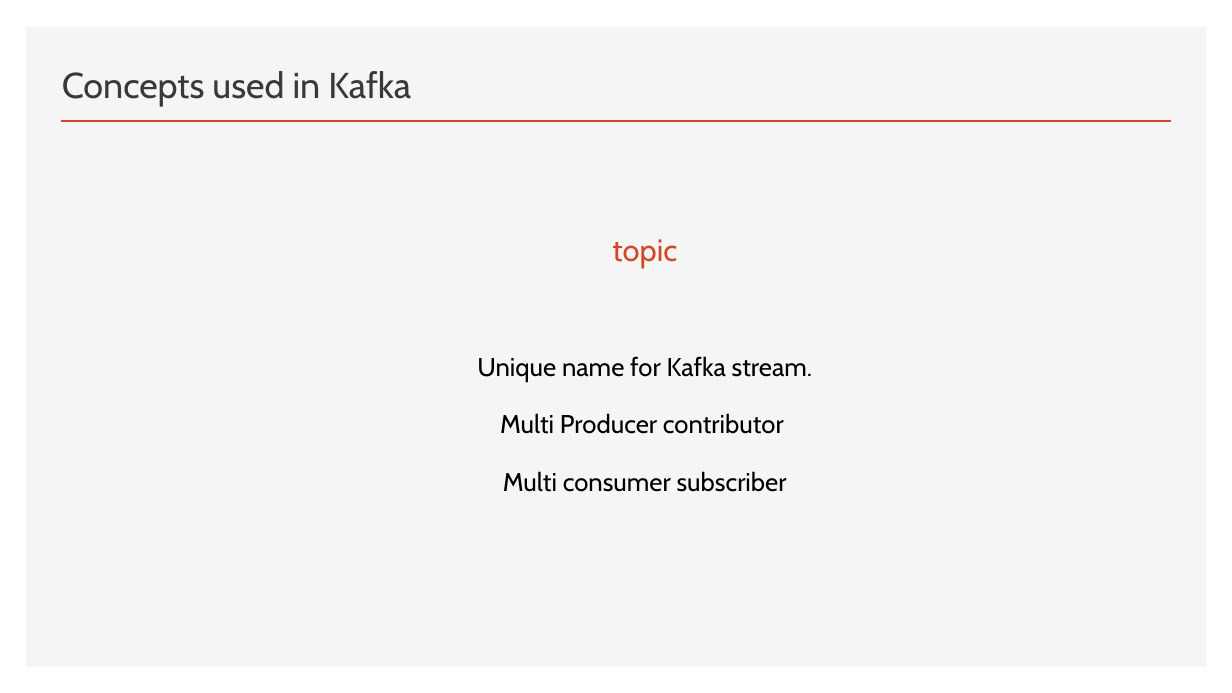
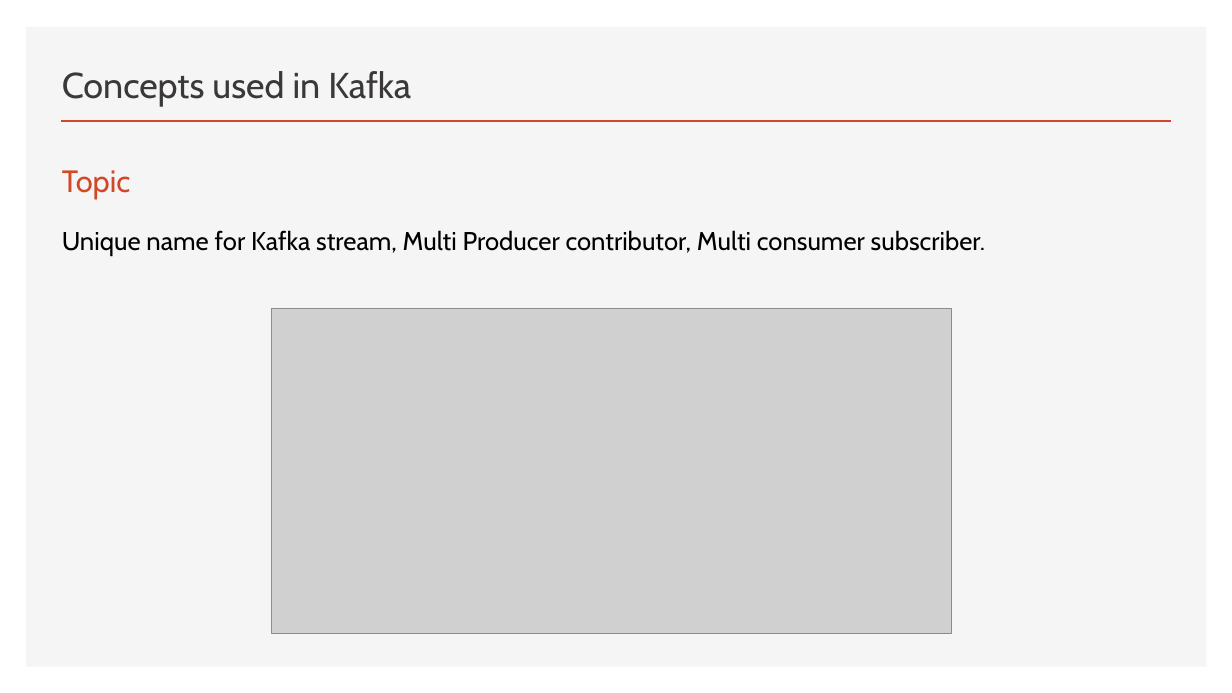
Before and after one commit to FITE-5thYear/DS-Mini-Presentation, a slide deck: slide 8 of Kafka.pptx (slide 13 before the commit). Drawn at 1232x693 pixels with LibreOffice and Linux fonts; fonts in the diff are those of the drawing; grey boxes stand for pictures. Boxes give left, top, right and bottom in pixels: in the first picture for what was removed or moved away, otherwise in the second. Text is boxed around its words. In the diff, an @@ line names an element or a change of style, - is before the commit and + after.

```diff
--- a/Kafka.pptx
+++ b/Kafka.pptx
@@ text at [62, 170, 985, 256]: text changed @@
-topic
-Unique name for Kafka stream.
-Multi Producer contributor
-Multi consumer subscriber
+Topic
+Unique name for Kafka stream, Multi Producer contributor, Multi consumer subscriber.
@@ picture added at [272, 309, 952, 634] @@
```
Also in this commit, not shown: 10 other slides changed, 3 slides added, 12 slides removed, 1 other file.
